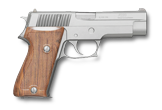
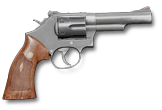
Two versions of the same layered image (162px x 110px). Layer-by-layer changes:
hid "P220" (1st of 2, in "Group 1") over <box>13,8,147,99</box>
added layer "Model19" in group "Group 1" over <box>2,6,152,100</box>